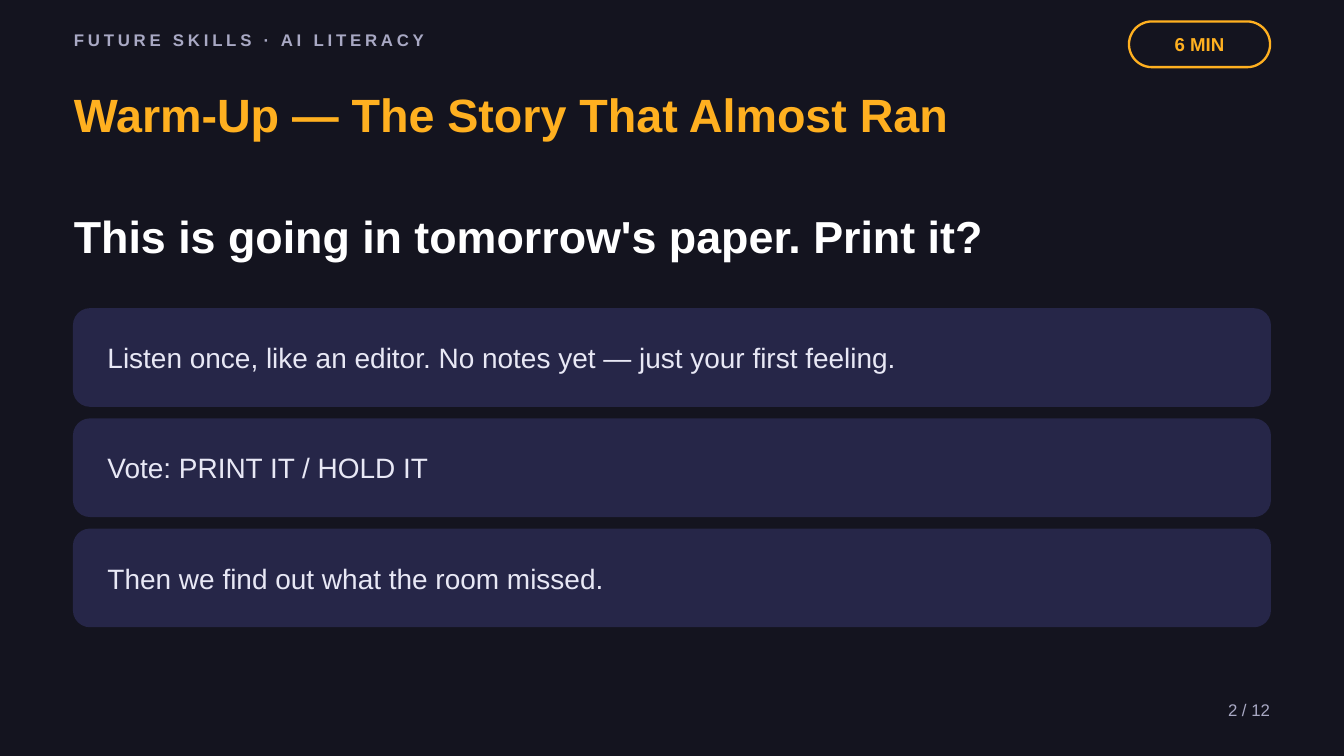
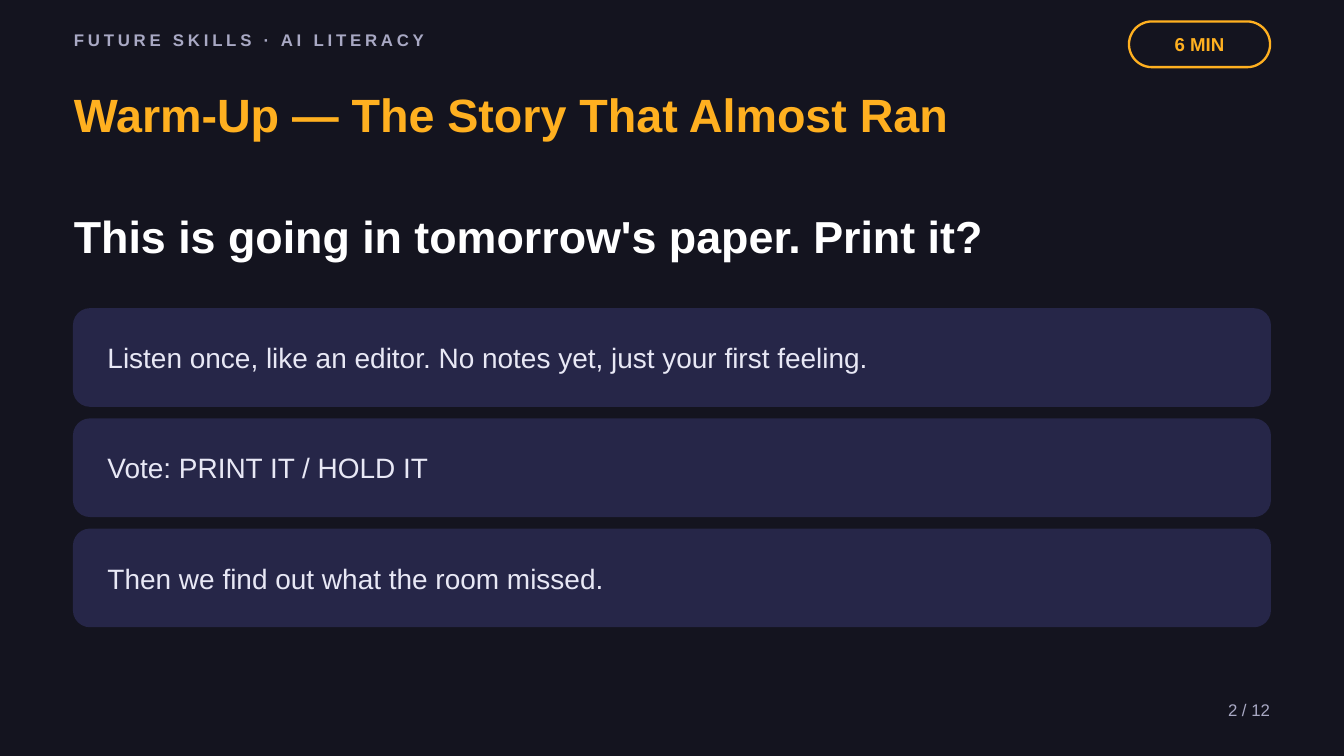
Before and after one commit to phiunit/tptphi, a slide deck: slide 2 of products/ai-fact-check-lab/dist/Hallucination Hunters - Slides.pptx. Drawn at 1344x756 pixels with LibreOffice and Linux fonts; fonts in the diff are those of the drawing. Boxes give left, top, right and bottom in pixels: in the first picture for what was removed or moved away, otherwise in the second. Text is boxed around its words. In the diff, an @@ line names an element or a change of style, - is before the commit and + after.

```diff
--- a/products/ai-fact-check-lab/dist/Hallucination Hunters - Slides.pptx
+++ b/products/ai-fact-check-lab/dist/Hallucination Hunters - Slides.pptx
@@ text at [107, 347, 867, 373]: text changed @@
-Listen once, like an editor. No notes yet — just your first feeling.
+Listen once, like an editor. No notes yet, just your first feeling.
```
Also in this commit, not shown: 9 other slides changed, 1 slide added, 1 slide removed, 34 other files.
